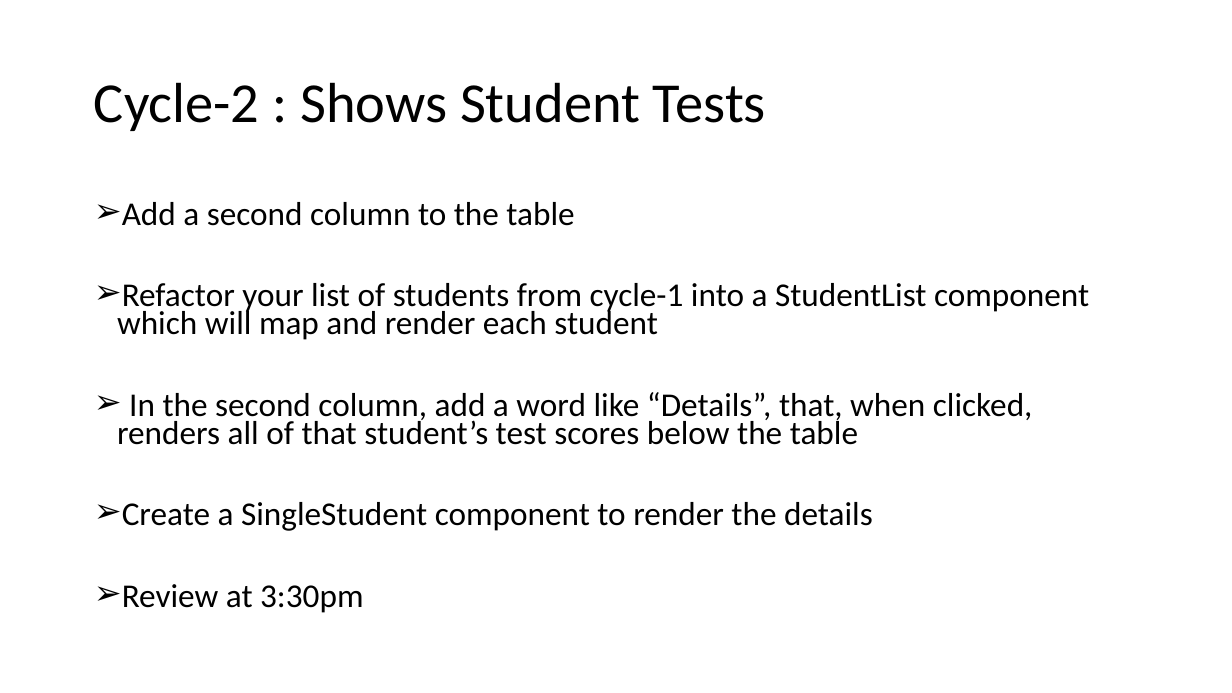
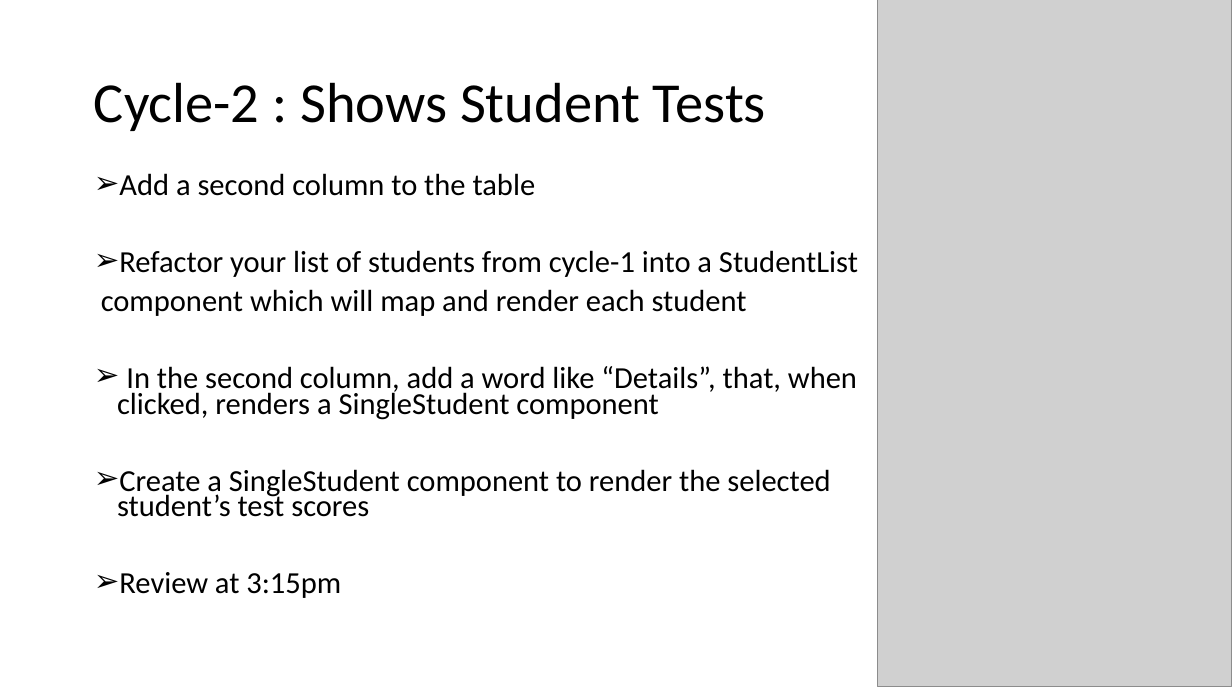
Before and after one commit to FullstackAcademy/Study-Saturday-React, a slide deck: slide 4 of Study-Saturday-w3.pptx. Drawn at 1232x693 pixels with LibreOffice and Linux fonts; fonts in the diff are those of the drawing; grey boxes stand for pictures. Boxes give left, top, right and bottom in pixels: in the first picture for what was removed or moved away, otherwise in the second. Text is boxed around its words. In the diff, an @@ line names an element or a change of style, - is before the commit and + after.

Commit message:
add updated slides - second revision

```diff
--- a/Study-Saturday-w3.pptx
+++ b/Study-Saturday-w3.pptx
@@ picture added at [878,0,1232,687] @@
@@ text "Add a second column to ...": place and size @@
-text "Add a second column to ..." at [117,202,1089,613]
+text "Add a second column to ..." at [101,173,858,598]
@@ text at [119,173,536,196]: size 25.9 to 23.8 pt in "Add a second column to the table" @@
@@ text at [101,250,858,598]: text changed; size 25.9 to 23.8 pt @@
-➢ Refactor your list of students from cycle-1 into a StudentList component which will map and render each student
-➢ In the second column, add a word like “Details”, that, when clicked, renders all of that student’s test scores below the table
-➢ Create a SingleStudent component to render the details
-➢ Review at 3:30pm
+➢ Refactor your list of students from cycle-1 into a StudentList
+component which will map and render each student
+➢ In the second column, add a word like “Details”, that, when clicked, renders a SingleStudent component
+➢ Create a SingleStudent component to render the selected student’s test scores
+➢ Review at 3:15pm
```
Also in this commit, not shown: 1 other slide changed, 1 other file.
